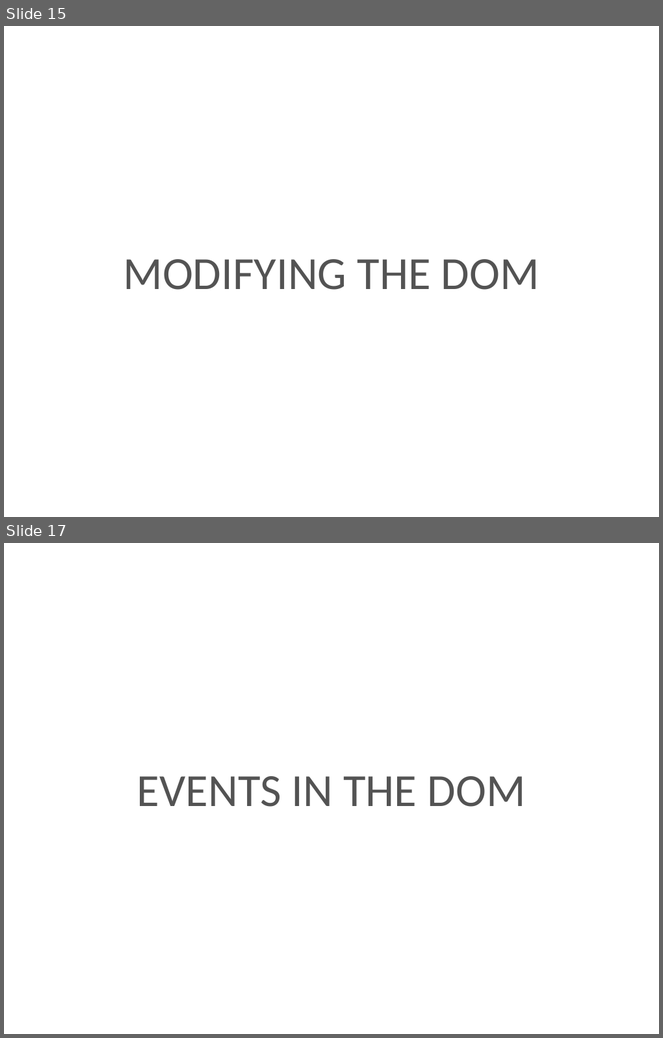
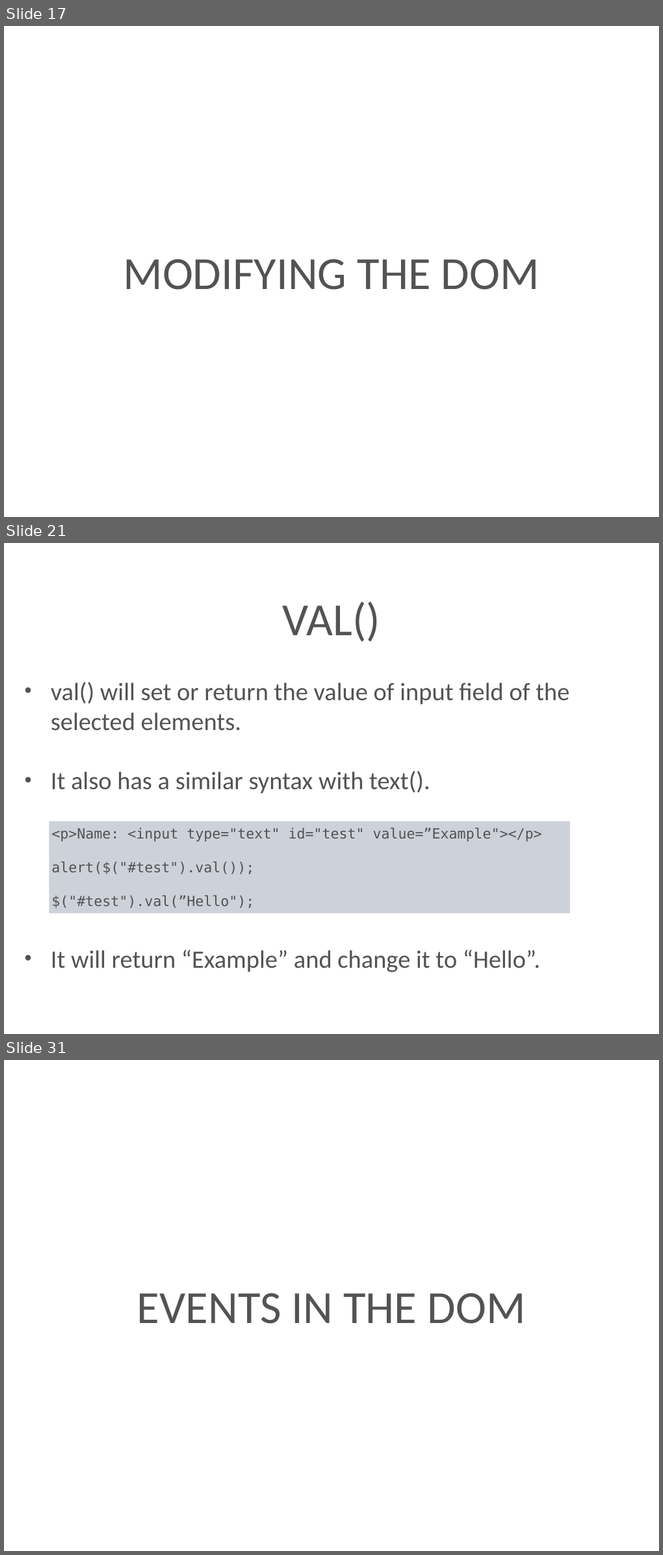
Before and after one commit to kenton-steiner18/Techtasks, a slide deck: presentation/jQuery.pptx. Shown one above the other, each under a label of ours: slides 15 and 17 before the commit, slides 17, 21 and 31 after it; the slides between them are not shown. The pictures are 663x1038 and 663x1555 pixels, drawn with LibreOffice and Linux fonts; fonts in the diff are those of the drawing; background and template pictures are left out. Boxes give left, top, right and bottom in pixels: in the first picture for what was removed or moved away, otherwise in the second. Text is boxed around its words. In the diff, an @@ line names an element or a change of style, - is before the commit and + after.

```diff
--- a/presentation/jQuery.pptx
+++ b/presentation/jQuery.pptx
@@ slide 21 added at <box>4,543,659,1034</box>, background picture (left out) @@
@@ title added at <box>283,601,381,642</box>, 72 pt, text #535353 @@
+VAL()
@@ text added at <box>51,682,570,973</box>, 39.1 pt, text #535353 @@
+• val() will set or return the value of input field of the selected elements.
+• It also has a similar syntax with text().
+• It will return “Example” and change it to “Hello”.
@@ rectangle added at <box>49,821,570,913</box>, fill #9DA5B4 at 50% opacity, 22 pt, text #535353 @@
+<p>Name: <input type="text" id="test" value=”Example"></p>
+alert($("#test").val());
+$("#test").val(”Hello");
@@ what was slide 15 is now slide 17 @@
@@ what was slide 17 is now slide 31 @@
```
Also in this commit, not shown: 2 slides changed, 14 other slides added, 1 slide removed.
